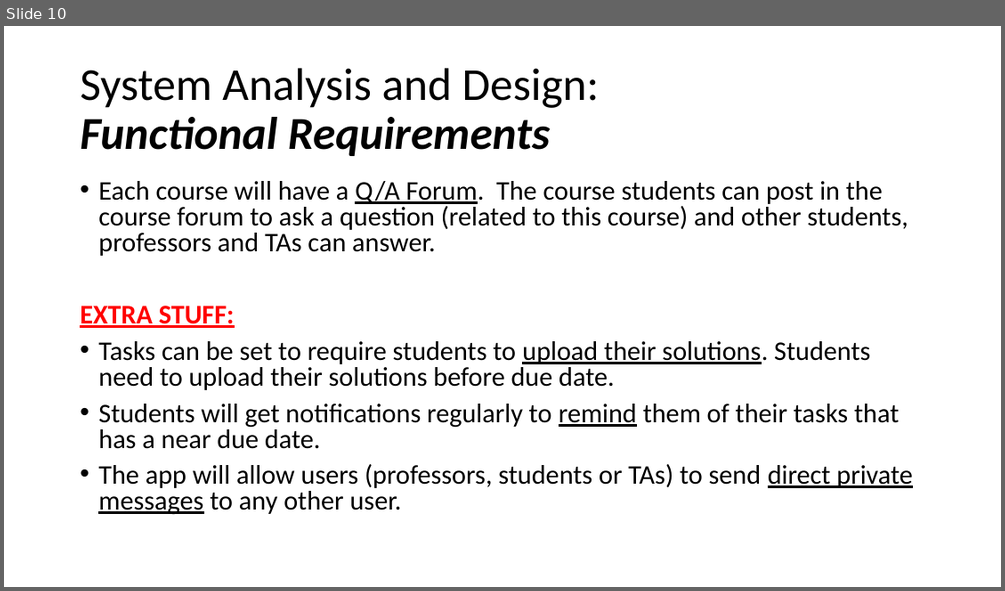
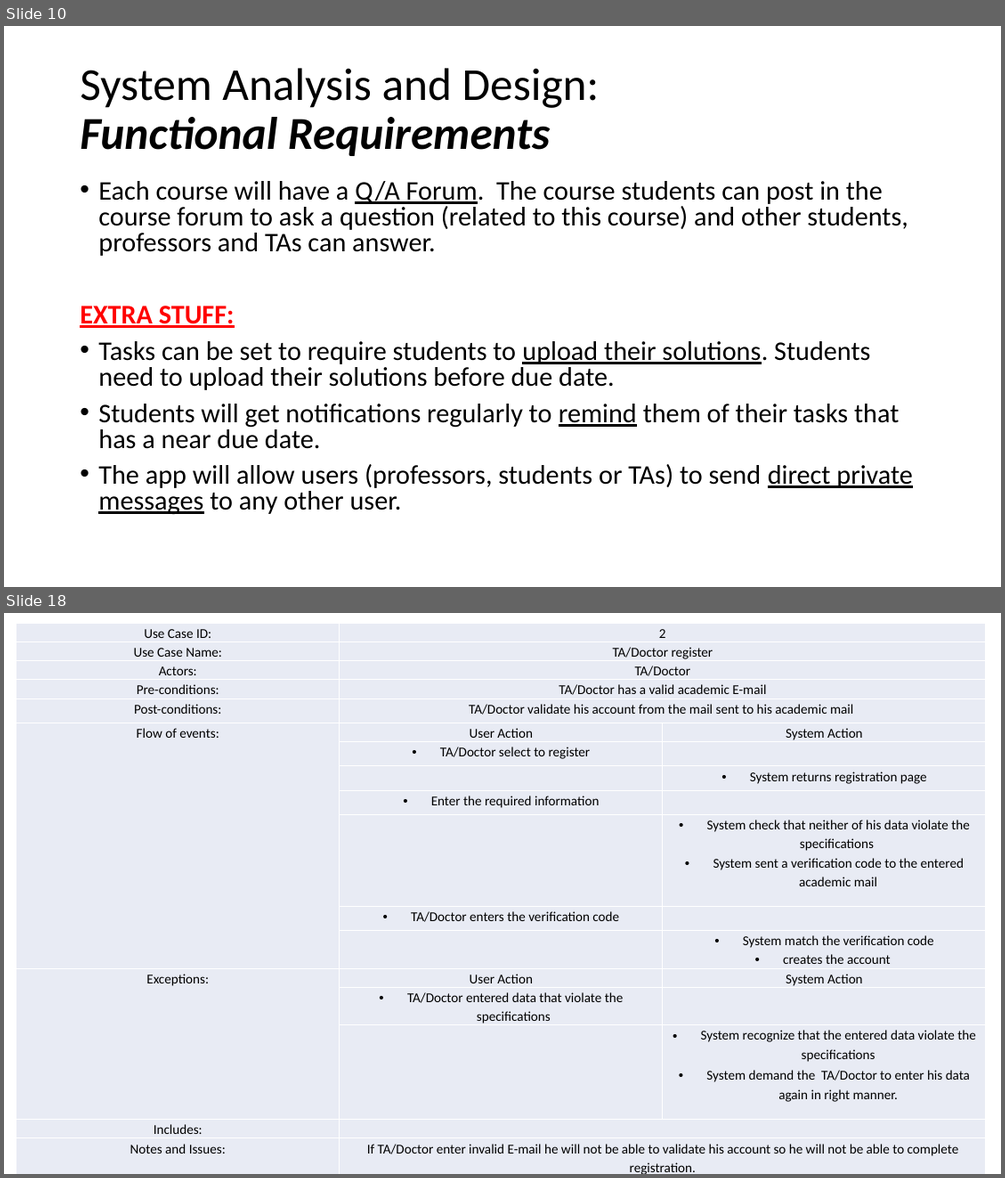
Before and after one commit to FCI-E-campus/fci-e-campus-docs, a slide deck: Mid-year document & presentation/FCI-CU-GP-Midyear-Presentation.pptx. Shown one above the other, each under a label of ours: slide 10 before the commit, slides 10 and 18 after it; the slides between them are not shown. The pictures are 1005x591 and 1005x1178 pixels, drawn with LibreOffice and Linux fonts; fonts in the diff are those of the drawing. Boxes give left, top, right and bottom in pixels: in the first picture for what was removed or moved away, otherwise in the second. Text is boxed around its words. In the diff, an @@ line names an element or a change of style, - is before the commit and + after.

```diff
--- a/Mid-year document & presentation/FCI-CU-GP-Midyear-Presentation.pptx
+++ b/Mid-year document & presentation/FCI-CU-GP-Midyear-Presentation.pptx
@@ slide 18 added at (4, 613, 1001, 1174), background #FFFFFF @@
@@ table added at (16, 623, 985, 1174), 17 rows, 3 columns @@
+Use Case ID: | 2 | 
+Use Case Name: | TA/Doctor register | 
+Actors: | TA/Doctor | 
+Pre-conditions: | TA/Doctor has a valid academic E-mail | 
+Post-conditions: | TA/Doctor validate his account from the mail sent to his academic mail | 
+Flow of events: | User Action | System Action
+ | TA/Doctor select to register | 
+ |  | System returns registration page
+ | Enter the required information | 
+ |  | System check that neither of his data violate the specifications / System sent a verification code to the entered academic mail
+ | TA/Doctor enters the verification code | 
+ |  | System match the verification code / creates the account
+Exceptions: | User Action | System Action
+ | TA/Doctor entered data that violate the specifications | 
+ |  | System recognize that the entered data violate the specifications / System demand the TA/Doctor to enter his data again in right manner.
+Includes: |  | 
+Notes and Issues: | If TA/Doctor enter invalid E-mail he will not be able to validate his account so he will not be able to complete registration. | 
```
Also in this commit, not shown: 10 slides changed, 22 other slides added, 2 other files.
